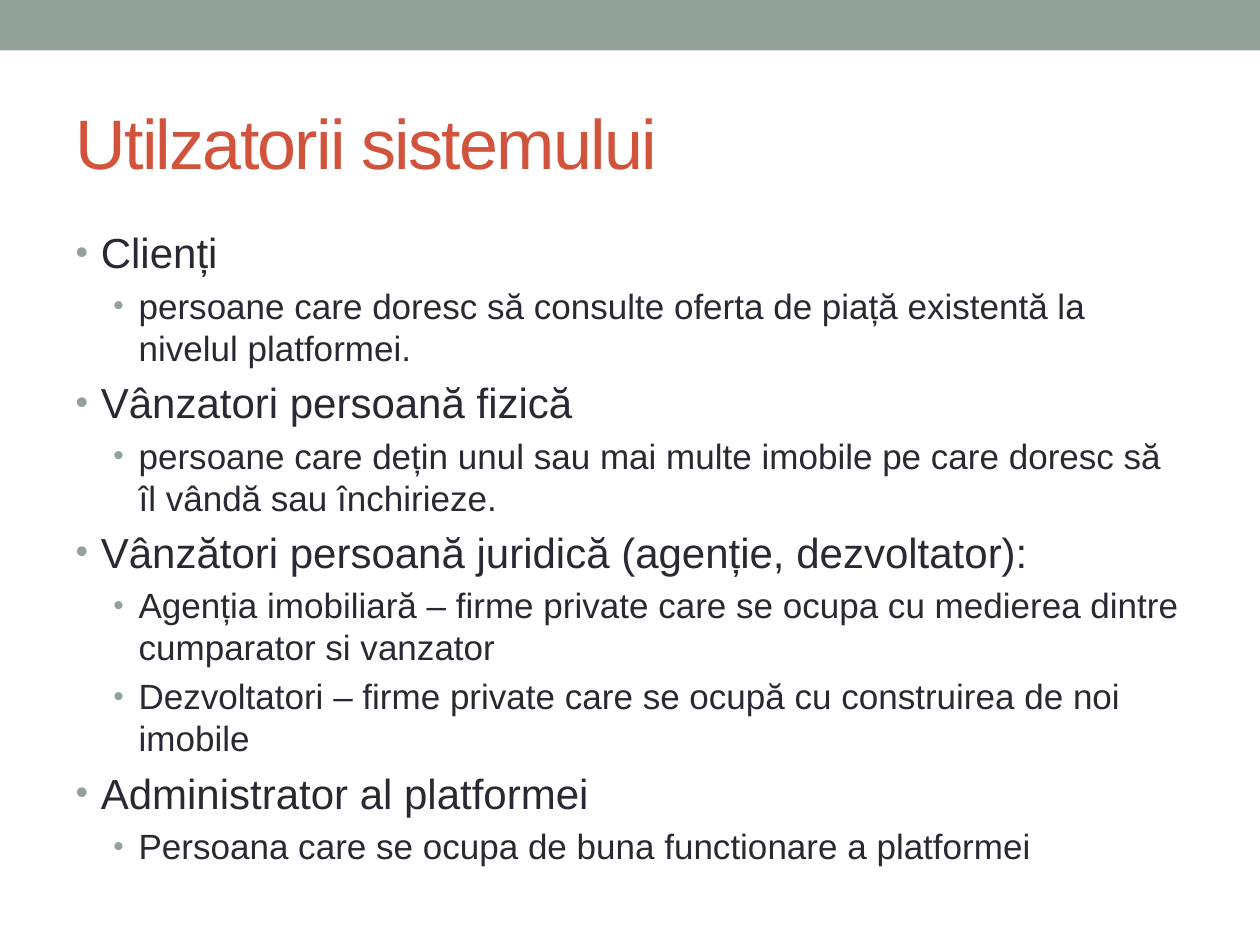
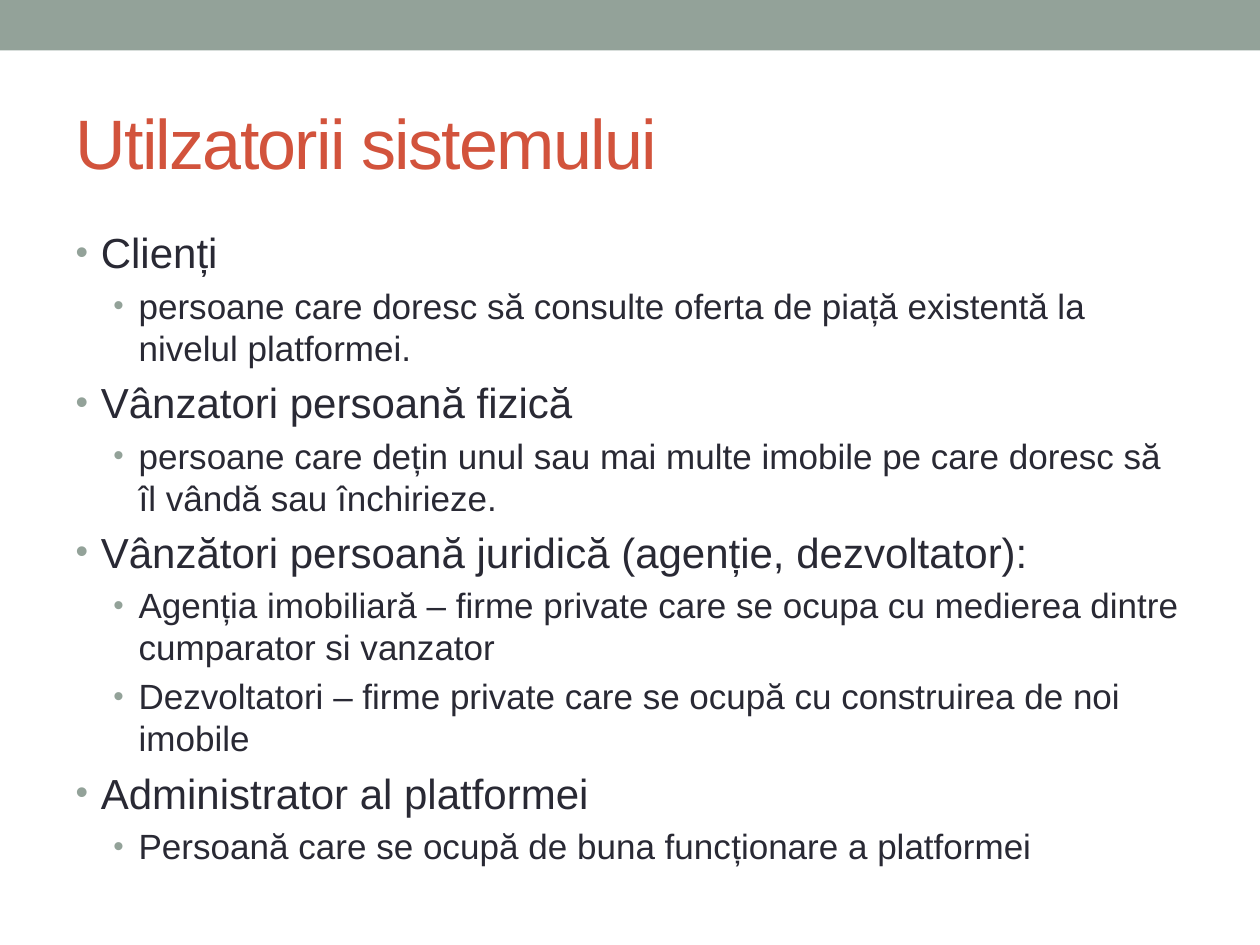
Before and after one commit to daiamarius/IoC-Proiect, a slide deck: slide 5 of Prezentare Imobiliare.pptx. Drawn at 1260x945 pixels with LibreOffice and Linux fonts; fonts in the diff are those of the drawing. Boxes give left, top, right and bottom in pixels: in the first picture for what was removed or moved away, otherwise in the second. Text is boxed around its words. In the diff, an @@ line names an element or a change of style, - is before the commit and + after.

```diff
--- a/Prezentare Imobiliare.pptx
+++ b/Prezentare Imobiliare.pptx
@@ text at [139,833,1031,866]: text changed @@
-  • Persoana care se ocupa de buna functionare a platformei
+  • Persoană care se ocupă de buna funcționare a platformei
```
Also in this commit, not shown: 9 other slides changed.
